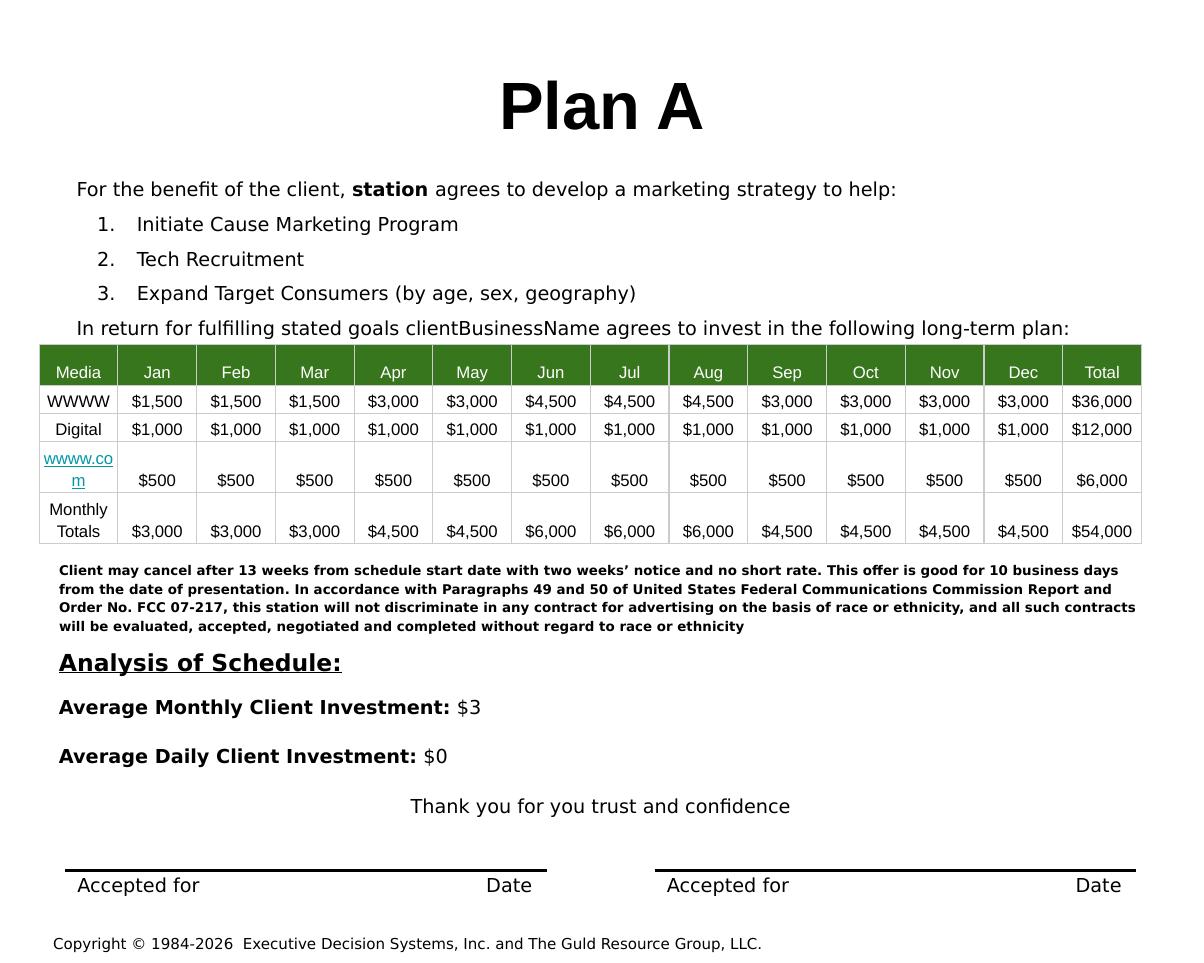
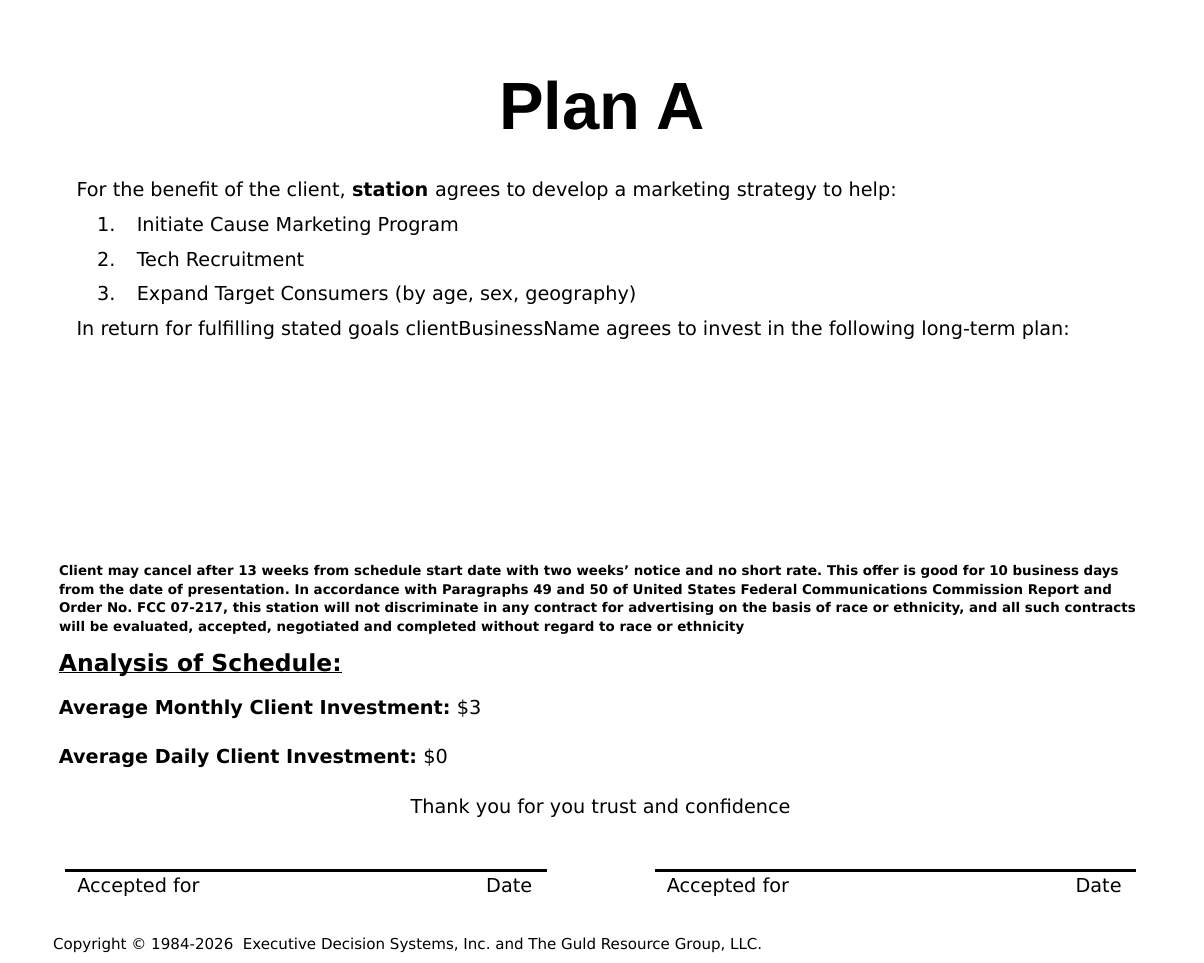
Before and after one commit to hintonandrew510/wizardfrontend, a slide deck: slide 34 of mavenprojectSCR/src/main/resources/powerpointtemplate/tv.pptx. Drawn at 1204x963 pixels with LibreOffice and Linux fonts; fonts in the diff are those of the drawing; background and template pictures are left out. Boxes give left, top, right and bottom in pixels: in the first picture for what was removed or moved away, otherwise in the second. Text is boxed around its words. In the diff, an @@ line names an element or a change of style, - is before the commit and + after.

```diff
--- a/mavenprojectSCR/src/main/resources/powerpointtemplate/tv.pptx
+++ b/mavenprojectSCR/src/main/resources/powerpointtemplate/tv.pptx
@@ table removed at [40,344,1135,543], 5 rows, 14 columns @@
-Media | Jan | Feb | Mar | Apr | May | Jun | Jul | Aug | Sep | Oct | Nov | Dec | Total
-WWWW | $1,500 | $1,500 | $1,500 | $3,000 | $3,000 | $4,500 | $4,500 | $4,500 | $3,000 | $3,000 | $3,000 | $3,000 | $36,000
-Digital | $1,000 | $1,000 | $1,000 | $1,000 | $1,000 | $1,000 | $1,000 | $1,000 | $1,000 | $1,000 | $1,000 | $1,000 | $12,000
-wwww.com | $500 | $500 | $500 | $500 | $500 | $500 | $500 | $500 | $500 | $500 | $500 | $500 | $6,000
-Monthly Totals | $3,000 | $3,000 | $3,000 | $4,500 | $4,500 | $6,000 | $6,000 | $6,000 | $4,500 | $4,500 | $4,500 | $4,500 | $54,000
```
Also in this commit, not shown: 4 other slides changed, 7 other files.
